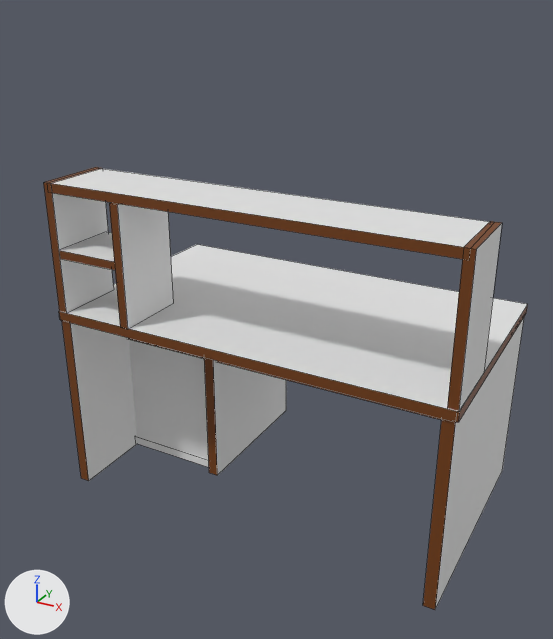
The FBX model Assets/Prefabs/Tables/table_tier9.fbx as it was, and as the next commit left it.
The view is the same before and after, from a 50 mm camera at (1.45, -2.83, 2.35) aimed at (-0.05, -0.11, 0.99). The lights are fixed; the arrows at lower left show +X, +Y and +Z. Mesh edges are drawn as thin lines. Where no turn or scale is listed for an object, it has been applied to the vertices.
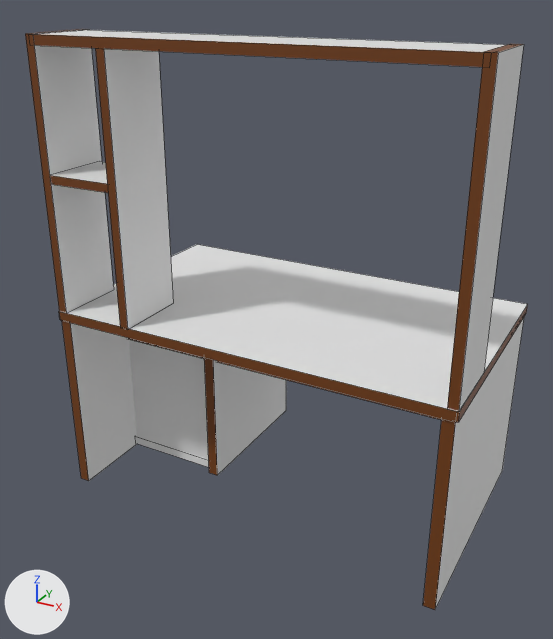
Where the newer file only moved an object's origin or applied its transform, the numbers keep the older frame.

The change, as a list of edits to the scene's bpy script:
```text
Change me_cube_023:
    used by ob_cube_004; location = (0.879, -0.366, 1.326)
    remove me_cube_023.from_pydata(...)  # 128 vertices, 88 faces; spans x -1.79..0.02, y -0.19..0.9, z -1.2..0.27
    add me_cube_023.from_pydata(...)  # 128 vertices, 88 faces; spans x -1.79..0.02, y -0.19..0.9, z -1.2..0.85
    me_cube_023 part 1: the loose piece of 8 vertices spanning x -1.77..0.0, y -0.18..0.13, z 0.23..0.27 is moved by (0.0, 0.0, 0.58)
    me_cube_023 part 2: the loose piece of 8 vertices spanning x -1.75..-1.43, y -0.18..0.13, z -0.05..-0.02 is moved by (0.0, 0.0, 0.32)
    me_cube_023 part 3
    12 vertices are removed from x -1.78..0.02, y -0.19..0.14, z 0.23..0.27
    15 faces are deleted
    4 vertices are added at (-1.44, -0.19, 0.81), (-1.4, -0.19, 0.81), (-1.44, 0.14, 0.81), (-1.4, 0.14, 0.81)
    8 new vertices lie (0.0, 0.0, 1.16) away from vertices in x -1.78..0.02, y -0.18..0.14, z -0.31
    6 new faces join them, mat_mdf_board_light_var4 (white #e7e7e7)
    9 new faces join them, mat_mdf_rim (brown #753f0e)
```

Pixel boxes (x1, y1, x2, y2) of what changed, in the pictures (553 x 639 px; the box of a moved part takes in the faces that stretch with it):
'Cube.004', reshaped (31% taller): before (43, 167, 528, 610); after (25, 29, 528, 610)
part 1 of me_cube_023, moved or reshaped: before (51, 169, 489, 259); after (33, 30, 505, 67)
part 2 of me_cube_023, moved or reshaped: before (59, 232, 115, 270); after (50, 161, 108, 193)
part 3 of me_cube_023, moved or reshaped: before (43, 167, 502, 411); after (25, 29, 524, 411)
